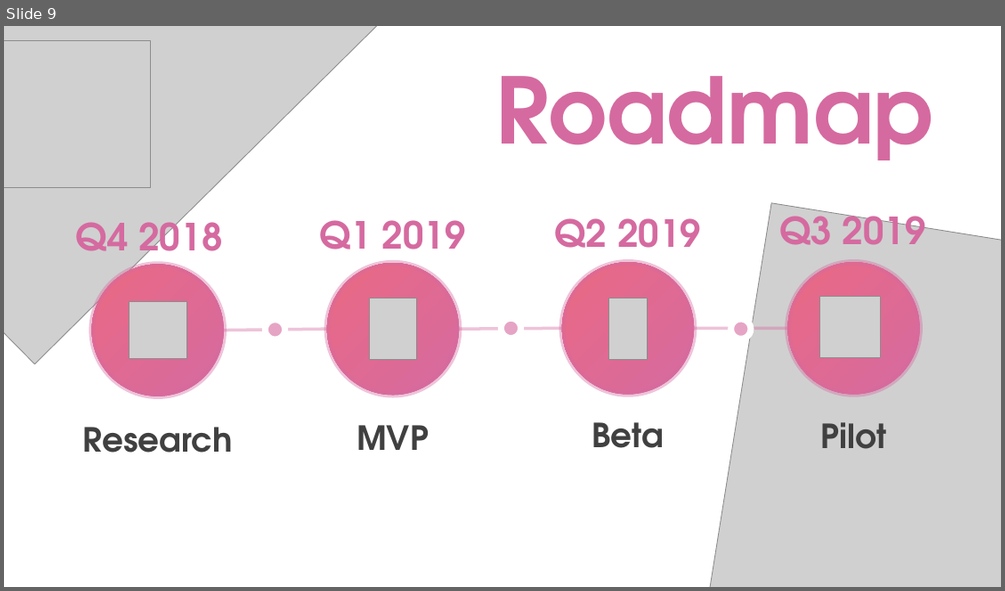
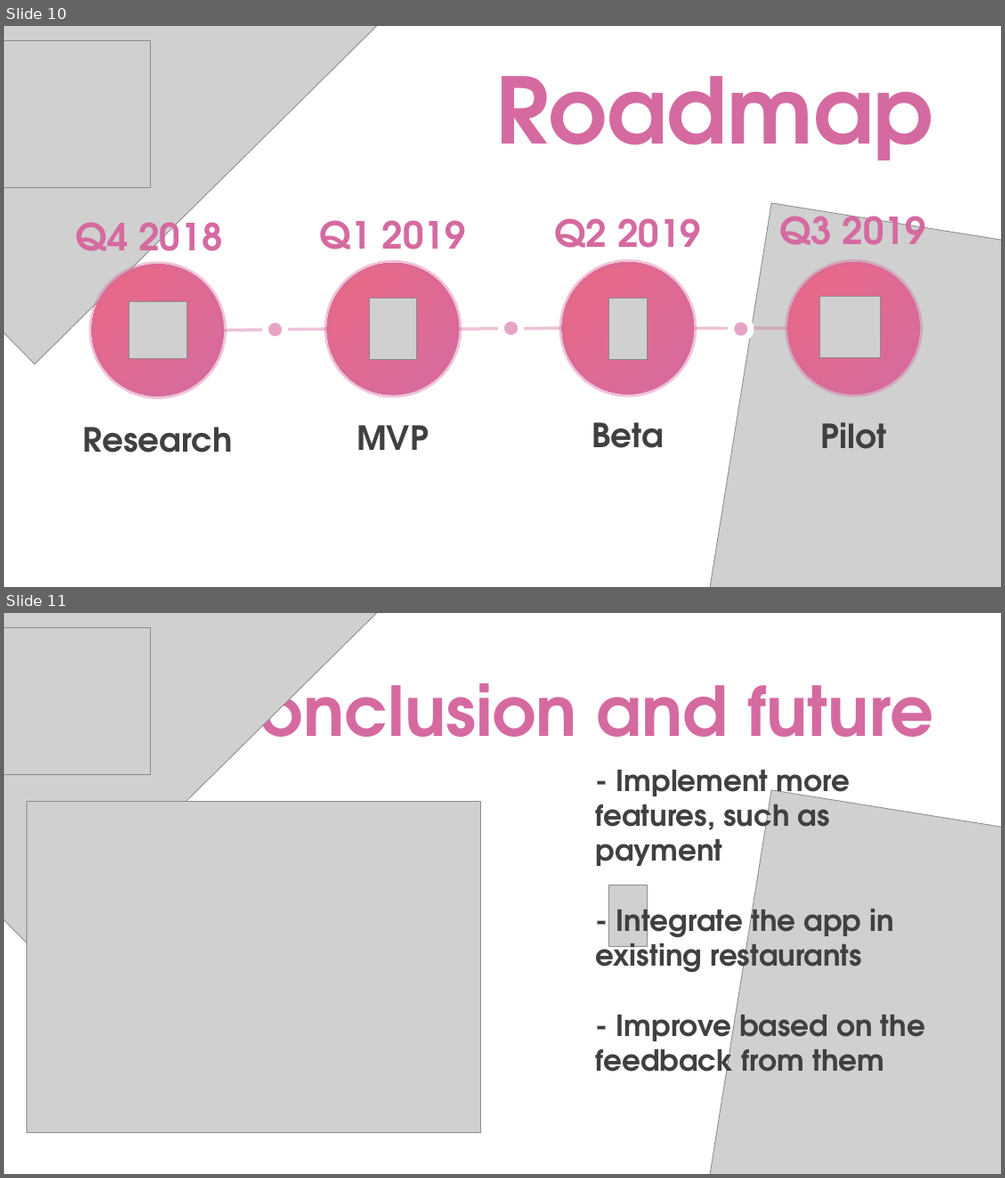
Before and after one commit to DeliriumProducts/luncher-box, a slide deck: presentation/softuniada/presentation.pptx. Shown one above the other, each under a label of ours: slide 9 before the commit, slides 10 and 11 after it. The pictures are 1005x591 and 1005x1178 pixels, drawn with LibreOffice and Linux fonts; fonts in the diff are those of the drawing; grey boxes stand for pictures. Boxes give left, top, right and bottom in pixels: in the first picture for what was removed or moved away, otherwise in the second. Text is boxed around its words. In the diff, an @@ line names an element or a change of style, - is before the commit and + after.

```diff
--- a/presentation/softuniada/presentation.pptx
+++ b/presentation/softuniada/presentation.pptx
@@ slide 11 added at box(4, 613, 1001, 1174), background #FFFFFF @@
@@ picture added at box(4, 613, 429, 950) @@
@@ picture added at box(4, 628, 151, 774) @@
@@ title added at box(206, 662, 933, 764), 66 pt, text gradient #D56AA0 to #EA6984, bold @@
+Conclusion and future
@@ text added at box(596, 770, 926, 1083), 28 pt, text #404040, bold @@
+  - Implement more features, such as payment
+  - Integrate the app in existing restaurants
+  - Improve based on the feedback from them
@@ picture added at box(684, 789, 1001, 1174) @@
@@ picture added at box(26, 802, 481, 1133) @@
@@ picture added at box(609, 885, 647, 947) @@
@@ what was slide 9 is now slide 10 @@
```
Also in this commit, not shown: 1 slide changed, 3 other slides added, 1 other file.
